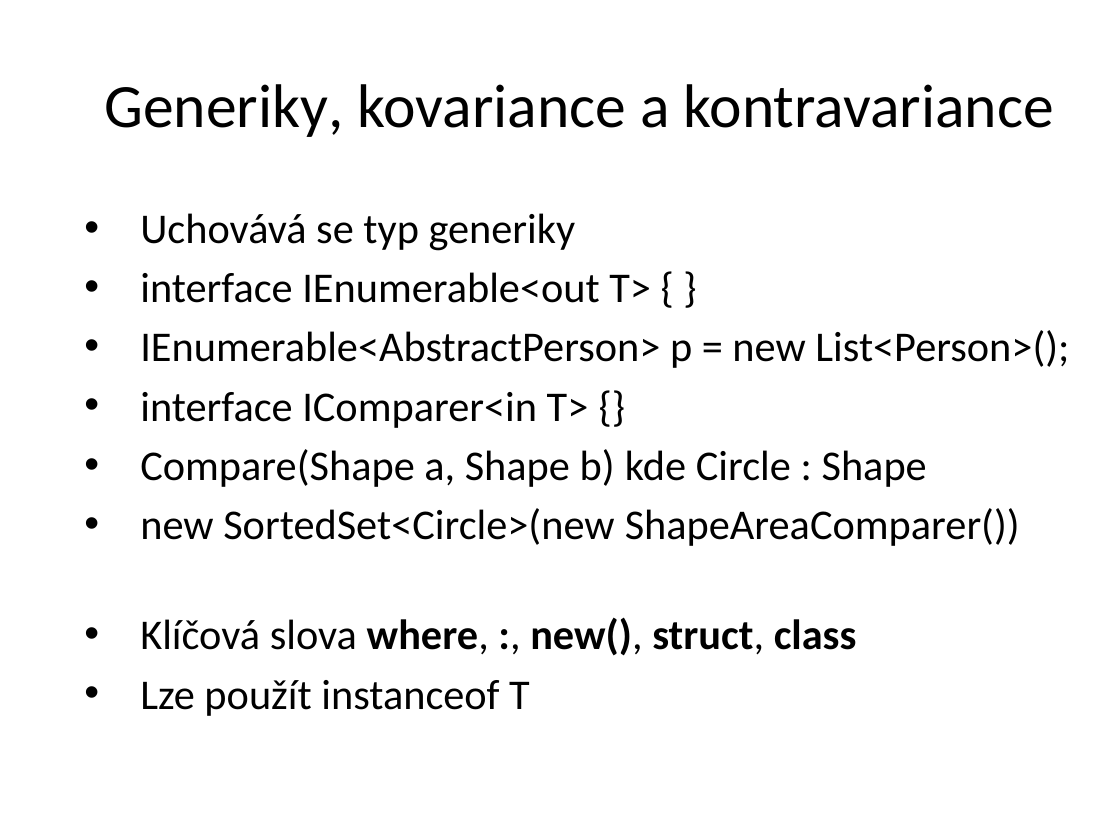
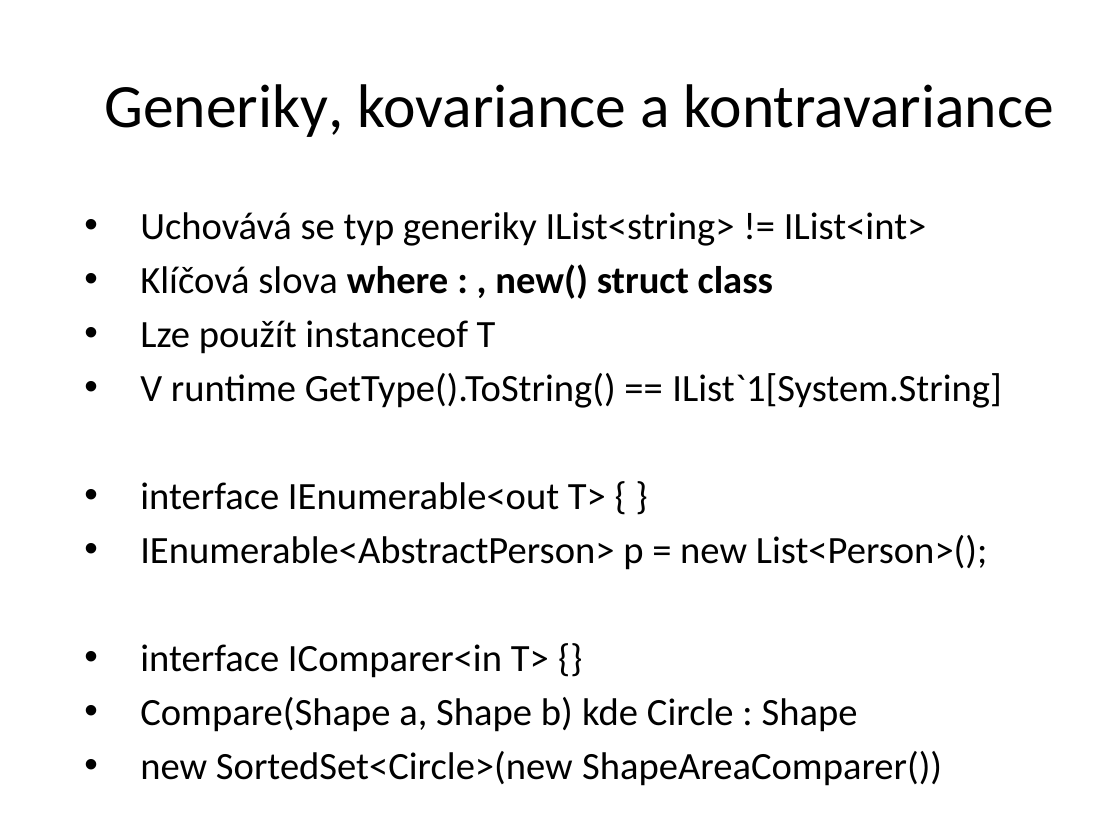
Before and after one commit to petrbalat/Skoleni-Csharp-NET, a slide deck: slide 14 of prezentace.pptx (slide 13 before the commit). Drawn at 1120x840 pixels with LibreOffice and Linux fonts; fonts in the diff are those of the drawing; background and template pictures are left out. Boxes give left, top, right and bottom in pixels: in the first picture for what was removed or moved away, otherwise in the second. Text is boxed around its words. In the diff, an @@ line names an element or a change of style, - is before the commit and + after.

Commit message:
+ test generiky

```diff
--- a/prezentace.pptx
+++ b/prezentace.pptx
@@ text at [140, 212, 1001, 408]: text changed; size 27.2 to 24.8 pt @@
-• Uchovává se typ generiky
+• Uchovává se typ generiky IList<string> != IList<int>
+• Klíčová slova where : , new() struct class
+• Lze použít instanceof T
+• V runtime GetType().ToString() == IList`1[System.String]
@@ text at [140, 482, 988, 786]: size 27.2 to 24.8 pt in "interface IEnumerable<out T> { }", "IEnumerable<AbstractPerson> p = new List<Person>();", "interface IComparer<in T> {}", "Compare(Shape a, Shape b) kde Circle : ..." and 1 more places @@
@@ text at [140, 617, 857, 716]: paragraphs removed @@
-• Klíčová slova where, :, new(), struct, class
-• Lze použít instanceof T
```
Also in this commit, not shown: 1 slide added, 3 other files.
